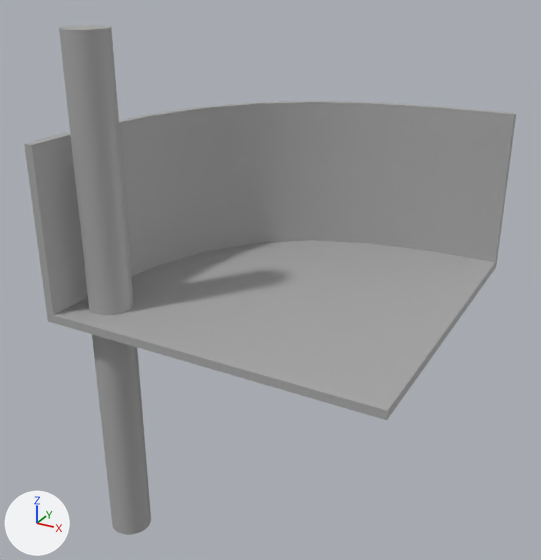
One commit to the FBX model MayaProjects/SolarPunkCave/scenes/structure_walkwaycurved.fbx: the scene before it, then after it.
Camera for both pictures: a 50 mm camera at (5.78, -5.36, 6.78) aimed at (1.78, 1.92, 3.14). The lights are fixed; the arrows at lower left show +X, +Y and +Z. The first picture is the older version. Where no turn or scale is listed for an object, it has been applied to the vertices.

The first picture shows 'walkwaycurved_pillarhigh', 'walkwaycurved_pillarlow', 'walkwaycurved_platform', 'walkwaycurved_railing'.
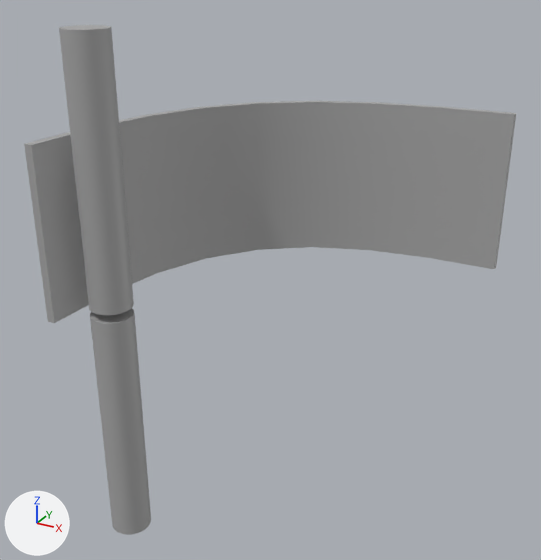
Where the change shows, as pixel boxes (x1, y1, x2, y2) in the pictures (541 x 560 px):
'walkwaycurved_platform', deleted
    before: (54, 240, 495, 420)

The change, as a diff of the scene's bpy script:
```diff
--- a/MayaProjects/SolarPunkCave/scenes/structure_walkwaycurved.fbx.py
+++ b/MayaProjects/SolarPunkCave/scenes/structure_walkwaycurved.fbx.py
@@ ob_walkwaycurved_platform @@
-ob_walkwaycurved_platform = bpy.data.objects.new('walkwaycurved_platform', me_mesh)
-ob_walkwaycurved_platform.location = (0.0, 0.0, 0.02)
```
